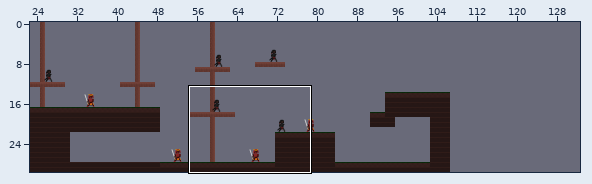
An edit to a level. LDtk project, map4.ldtk. Above: a wide view before the commit, with the close-up outlined.
Close-up. First the earlier version:
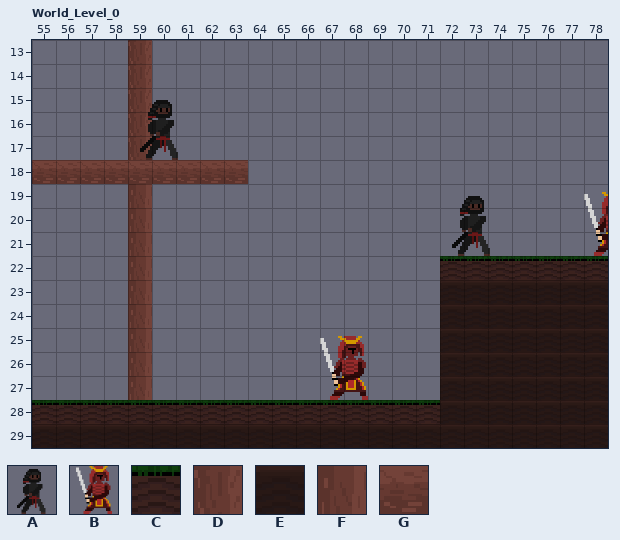
Cells are 24x24 px. Shown: World_Level_0 x 55..78, y 13..29. The commit also changed other parts of the map, which this record leaves out.
Key: from "Entities": A 1, B 2; from "Tileset3": C 0, D 2, E 4, F 5, G 7.
_ is an empty cell.
Objects are placed by their top-left corner, in cells (3,4 is the top-left corner of cell 3,4); size is 1x1 cell unless given.
Layer "Tiles" before, first column x 55:
13 ____D___________________
14 ____D___________________
15 ____D___________________
16 ____D___________________
17 ____D___________________
18 GGGGGGGGG_______________
19 ____F___________________
20 ____F___________________
21 ____F___________________
22 ____F____________CCCCCCC
23 ____F____________EEEEEEE
24 ____F____________EEEEEEE
25 ____F____________EEEEEEE
26 ____F____________EEEEEEE
27 ____F____________EEEEEEE
28 CCCCCCCCCCCCCCCCCEEEEEEE
29 EEEEEEEEEEEEEEEEEEEEEEEE
Objects on layer "Entities" before:
A "Ninja" at 59,15.3 size 2.7x2.7
B "Samurai" at 77.7,19.3 size 2.7x2.7
A "Ninja" at 72,19.3 size 2.7x2.7
B "Samurai" at 66.7,25.3 size 2.7x2.7
Once edited:
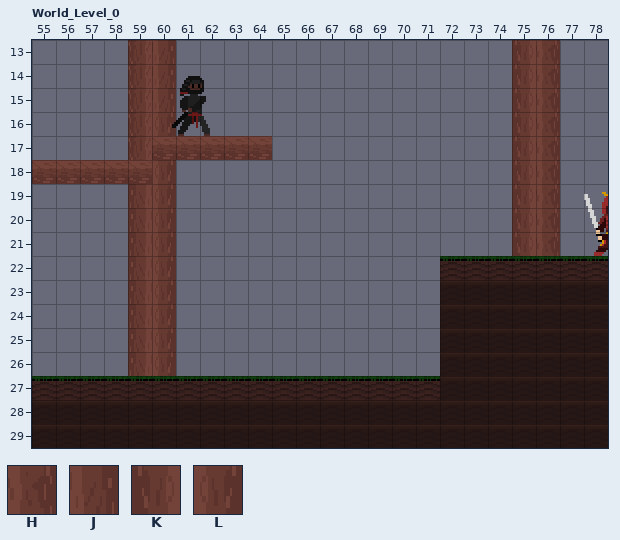
Further tiles: from "Tileset3": H 3 flipped left-right, J 5 flipped left-right, K 6, L 6 flipped left-right.
From old to new:
Changed rows in their new state; . is an unchanged cell.
Layer "Tiles":
first column x 55:
13 .....J..............KH
14 .....J..............KH
15 .....J..............KH
16 .....L..............KH
17 .....GGGGG..........KH
18 .....L___...........KH
19 .....L..............KH
20 .....L..............KH
21 .....L..............KH
22 .....L................
23 .....L................
24 .....L................
25 .....L................
26 .....L................
27 CCCCCCCCCCCCCCCCC.....
28 EEEEEEEEEEEEEEEEE.....
Layer "Entities":
changed: A "Ninja" at 59,15.3 size 2.7x2.7 -> A "Ninja" at 60.3,14.3 size 2.7x2.7
removed: A "Ninja" at 72,19.3 size 2.7x2.7
removed: B "Samurai" at 66.7,25.3 size 2.7x2.7
